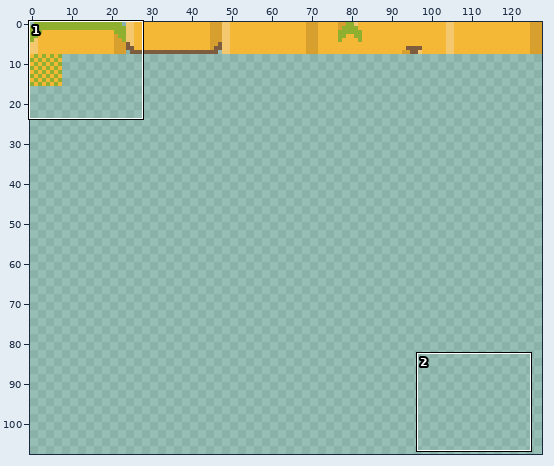
Edited in one commit: sprite sheet (pub/assets/tilemaps/tiles/groundTiles.png). The first picture is a wide view before the edit; the outline marks the close-up.
Close-up. Before the edit:
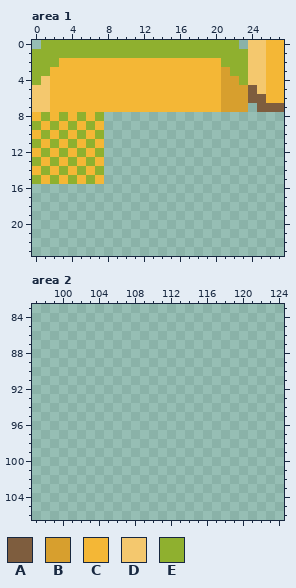
The file is 256x256 pixels, drawn in blocks of 2x2; one block is one cell here. Shown: area 1: x 0..27, y 0..23; area 2: x 97..124, y 83..106. The wide view leaves out empty margins.
Palette (. is transparent): A #7e5d3e  B #d79f2e  C #f4b736  D #f4c86e  E #8fb02f
Pixels before, area 1, first column x 0:
 0 .EEEEEEEEEEEEEEEEEEEEEE.DDCC
 1 EEEEEEEEEEEEEEEEEEEEEEEEDDCC
 2 EEECCCCCCCCCCCCCCCCCCEEEDDCC
 3 EECCCCCCCCCCCCCCCCCCCBEEDDCC
 4 EDCCCCCCCCCCCCCCCCCCCBBEDDCC
 5 DDCCCCCCCCCCCCCCCCCCCBBBADCC
 6 DDCCCCCCCCCCCCCCCCCCCBBBAACC
 7 DDCCCCCCCCCCCCCCCCCCCBBB.AAA
 8 CECECECE....................
 9 ECECECEC....................
10 CECECECE....................
11 ECECECEC....................
12 CECECECE....................
13 ECECECEC....................
14 CECECECE....................
15 ECECECEC....................
After:
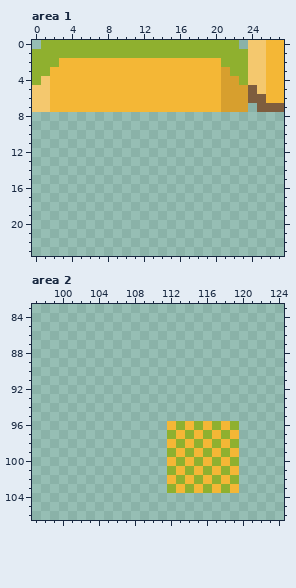
The edit:
Area 1:
y 8: x 0..7 CECECECE -> ........
y 9: x 0..7 ECECECEC -> ........
y 10: x 0..7 CECECECE -> ........
y 11: x 0..7 ECECECEC -> ........
y 12: x 0..7 CECECECE -> ........
y 13: x 0..7 ECECECEC -> ........
y 14: x 0..7 CECECECE -> ........
y 15: x 0..7 ECECECEC -> ........
Area 2:
y 96: x 112..119 ........ -> CECECECE
y 97: x 112..119 ........ -> ECECECEC
y 98: x 112..119 ........ -> CECECECE
y 99: x 112..119 ........ -> ECECECEC
y 100: x 112..119 ........ -> CECECECE
y 101: x 112..119 ........ -> ECECECEC
y 102: x 112..119 ........ -> CECECECE
y 103: x 112..119 ........ -> ECECECEC
Boxes around the changes in both close-ups, in picture pixels (x1, y1, x2, y2):
erased: (32, 112, 104, 184)
added: (167, 421, 239, 493)
